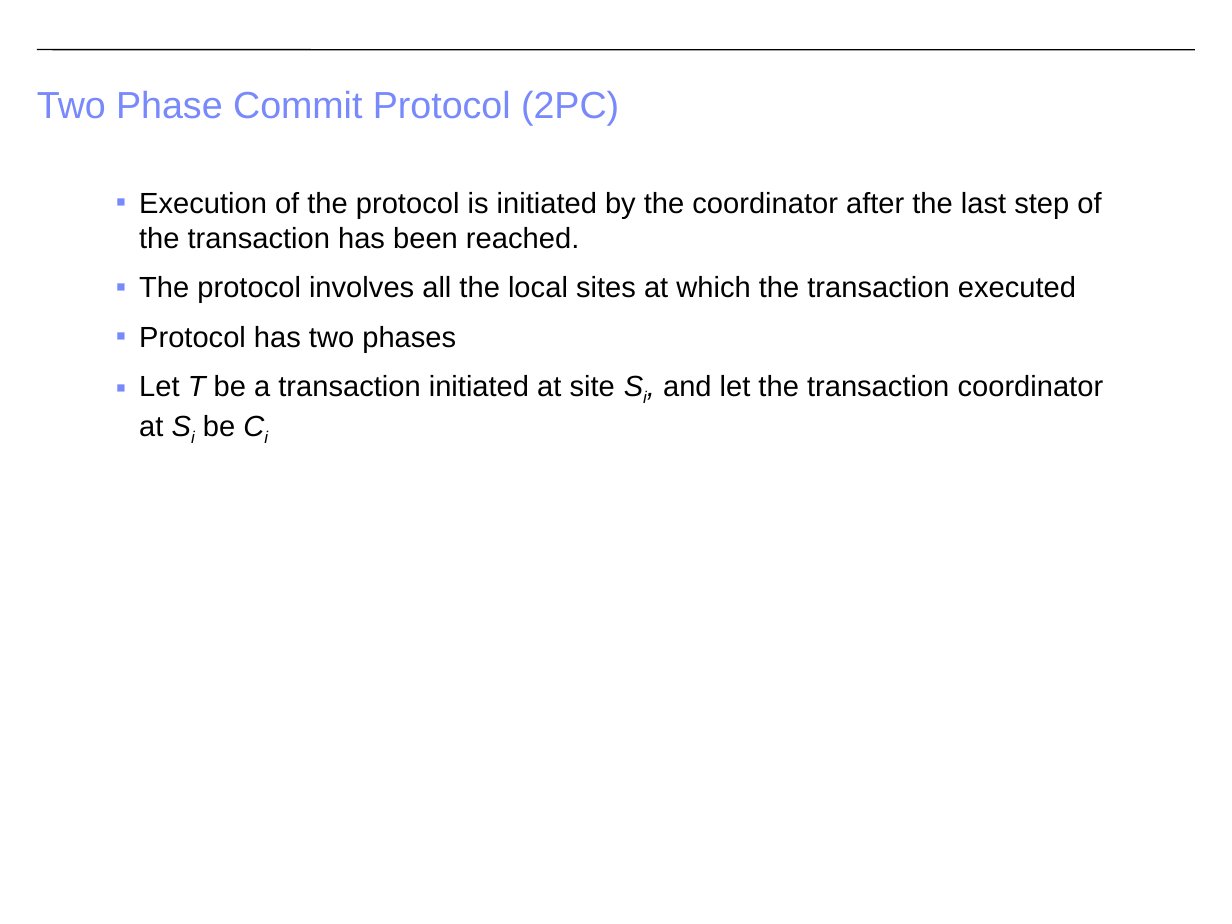
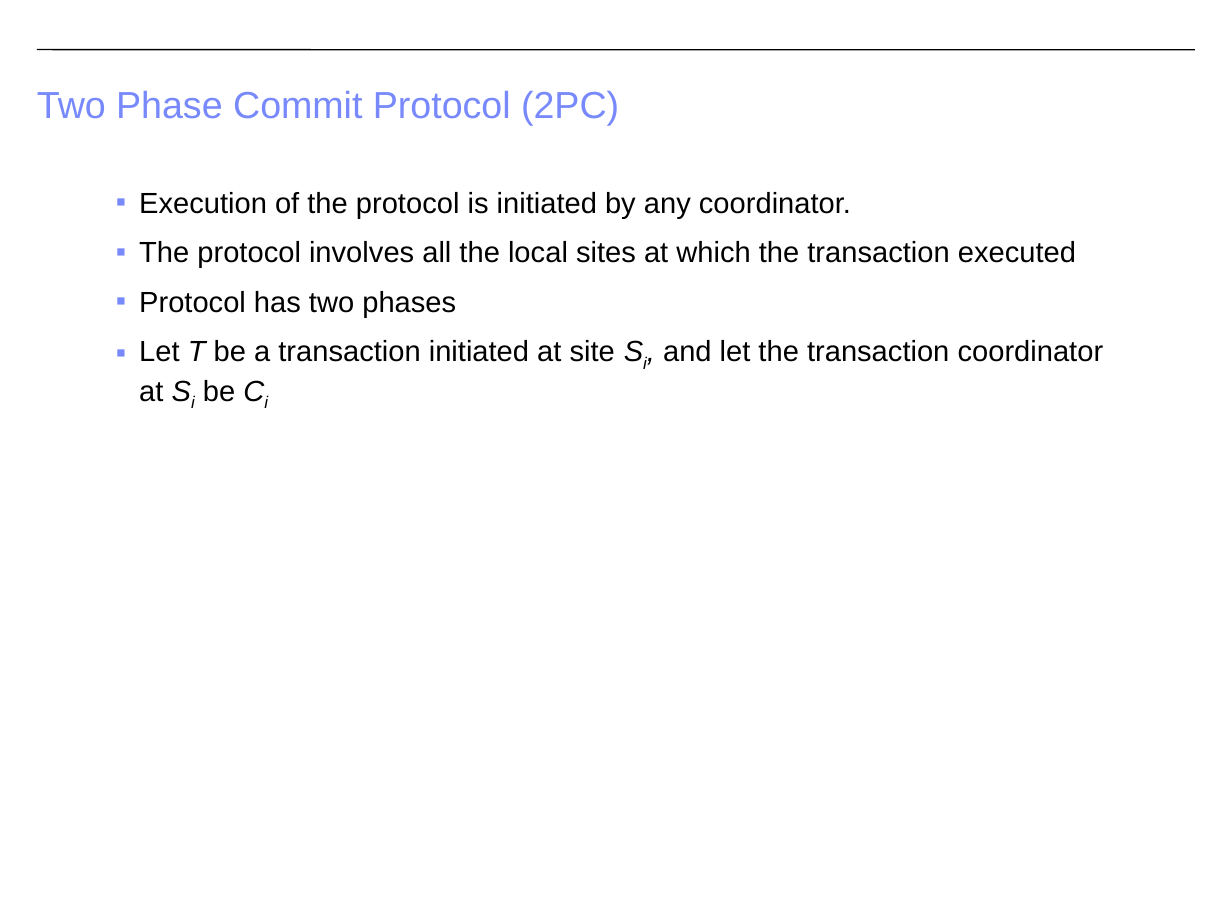
Before and after one commit to CS-W4121/cs-w4121.github.io, a slide deck: slide 40 of slides/Topic 5 - Distributed File Systems and Databases.pptx (slide 34 before the commit). Drawn at 1232x924 pixels with LibreOffice and Linux fonts; fonts in the diff are those of the drawing. Boxes give left, top, right and bottom in pixels: in the first picture for what was removed or moved away, otherwise in the second. Text is boxed around its words. In the diff, an @@ line names an element or a change of style, - is before the commit and + after.

```diff
--- a/slides/Topic 5 - Distributed File Systems and Databases.pptx
+++ b/slides/Topic 5 - Distributed File Systems and Databases.pptx
@@ text at (x1=139, y1=192, x2=851, y2=218): text changed @@
-▪ Execution of the protocol is initiated by the coordinator after the last step of the transaction has been reached.
+▪ Execution of the protocol is initiated by any coordinator.
```
Also in this commit, not shown: 11 other slides changed, 6 slides added, 3 other files.
